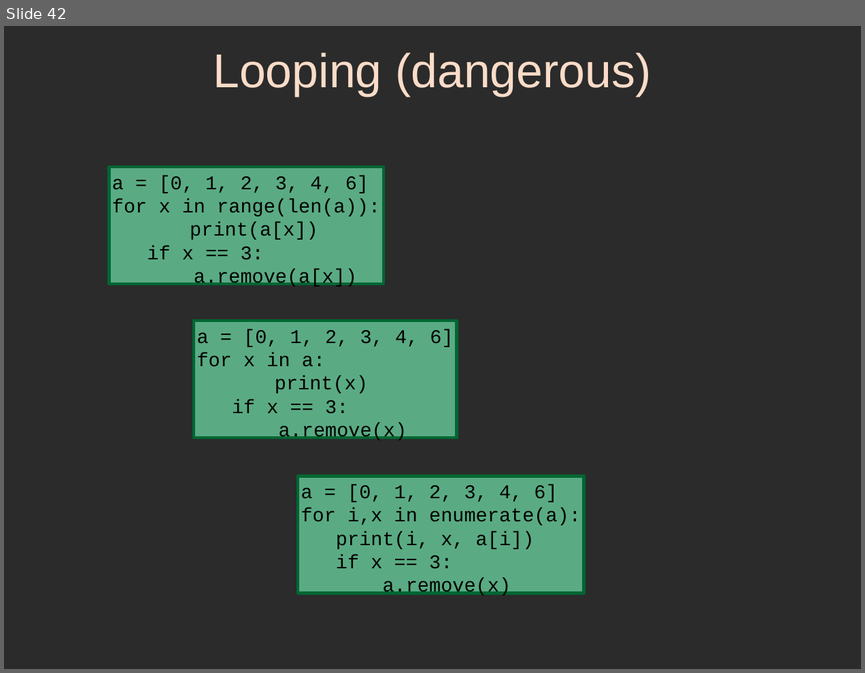
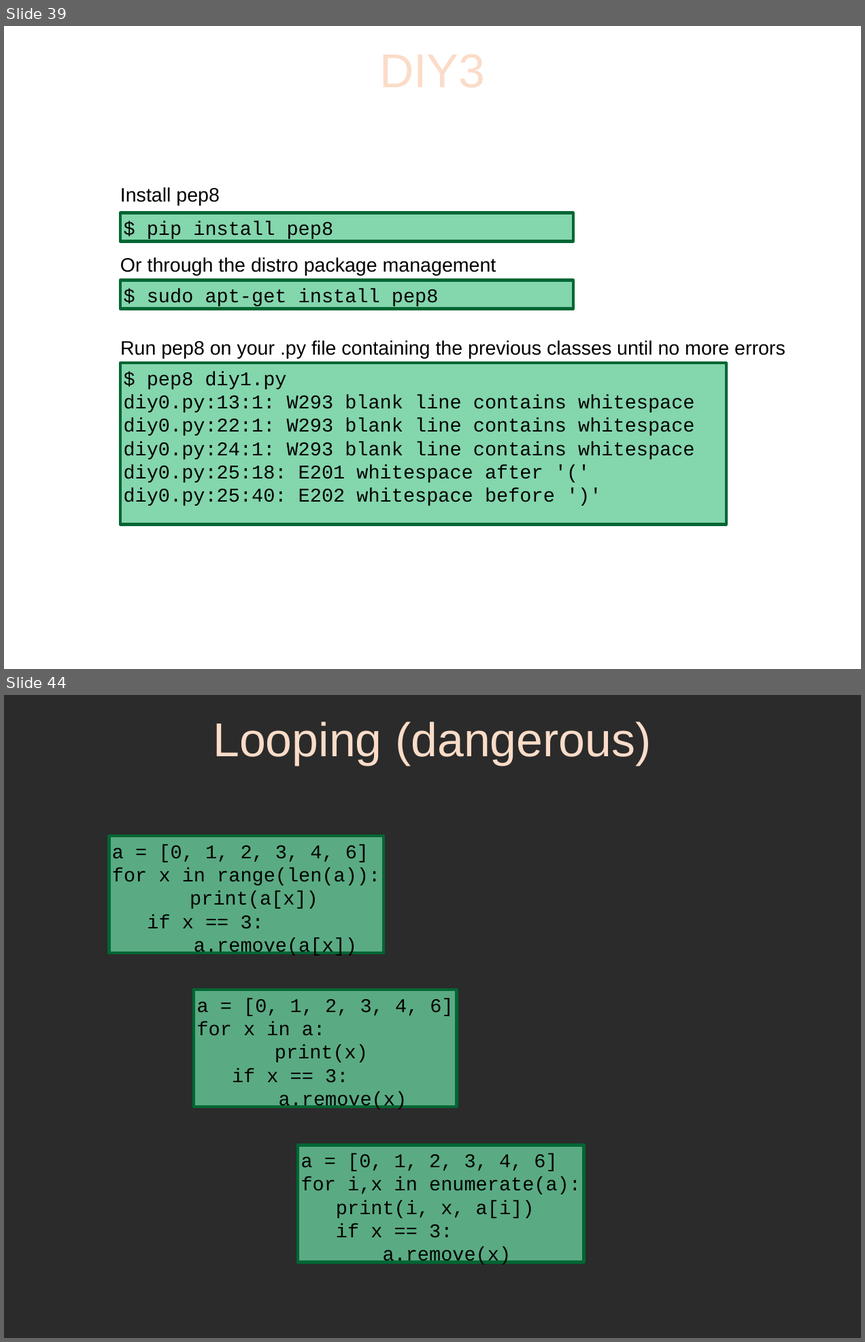
Before and after one commit to sphaero/workshops, a slide deck: PythonFu/presentation.odp. Shown one above the other, each under a label of ours: slide 42 before the commit, slides 39 and 44 after it; the slides between them are not shown. The pictures are 865x673 and 865x1342 pixels, drawn with LibreOffice and Linux fonts; fonts in the diff are those of the drawing; background and template pictures are left out; a plain dark background stands for a picture behind light text. Boxes give left, top, right and bottom in pixels: in the first picture for what was removed or moved away, otherwise in the second. Text is boxed around its words. In the diff, an @@ line names an element or a change of style, - is before the commit and + after.

```diff
--- a/PythonFu/presentation.odp
+++ b/PythonFu/presentation.odp
@@ slide 39 added at box(4, 26, 861, 669), background picture (left out) @@
@@ title added at box(47, 32, 818, 106), 44 pt, text #FADCC8 @@
+DIY3
@@ text added at box(120, 187, 220, 205), 18 pt, text #000000 @@
+Install pep8
@@ rectangle added at box(121, 212, 574, 242), fill #66CC99 at 80% opacity, outline #006633 2.89 pt, 18 pt, text #000000 @@
+$ pip install pep8
@@ text added at box(120, 257, 496, 276), 18 pt, text #000000 @@
+Or through the distro package management
@@ rectangle added at box(121, 280, 574, 309), fill #66CC99 at 80% opacity, outline #006633 2.89 pt, 18 pt, text #000000 @@
+$ sudo apt-get install pep8
@@ text added at box(120, 340, 785, 358), 18 pt, text #000000 @@
+Run pep8 on your .py file containing the previous classes until no more errors
@@ rectangle added at box(121, 363, 727, 524), fill #66CC99 at 80% opacity, outline #006633 2.89 pt, 18 pt, text #000000 @@
+$ pep8 diy1.py
+diy0.py:13:1: W293 blank line contains whitespace
+diy0.py:22:1: W293 blank line contains whitespace
+diy0.py:24:1: W293 blank line contains whitespace
+diy0.py:25:18: E201 whitespace after '('
+diy0.py:25:40: E202 whitespace before ')'
@@ what was slide 42 is now slide 44 @@
```
Also in this commit, not shown: 9 slides changed, 9 other slides added, 1 slide removed, 2 other files.
